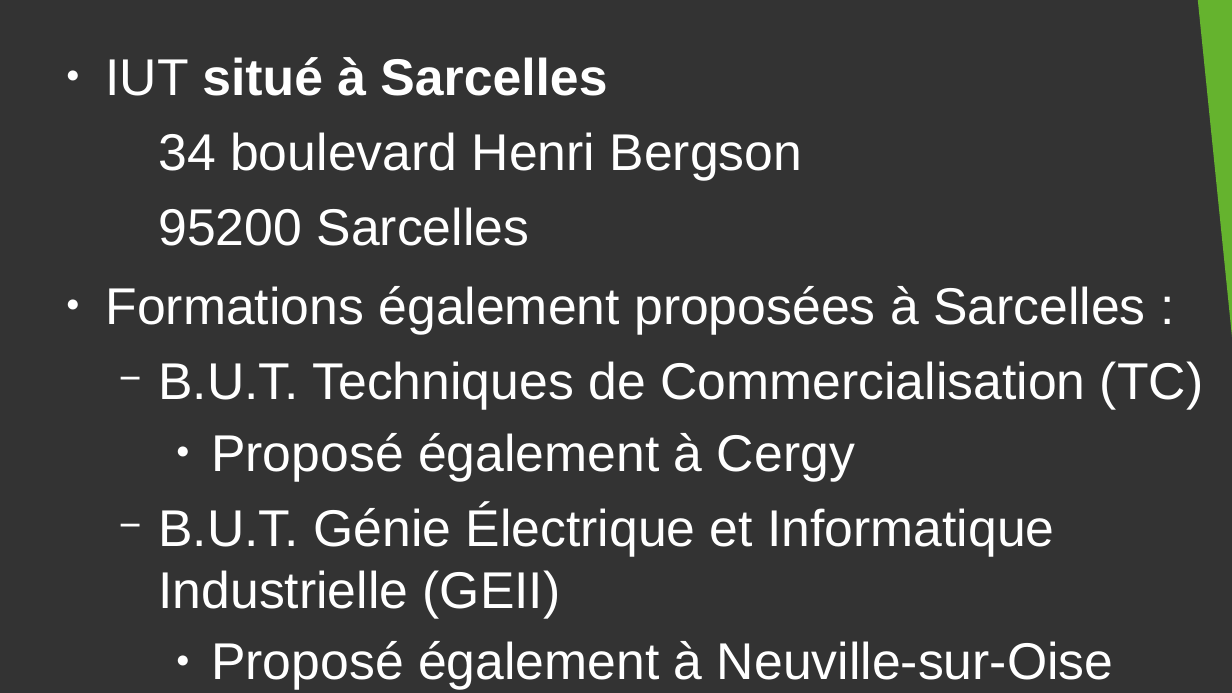
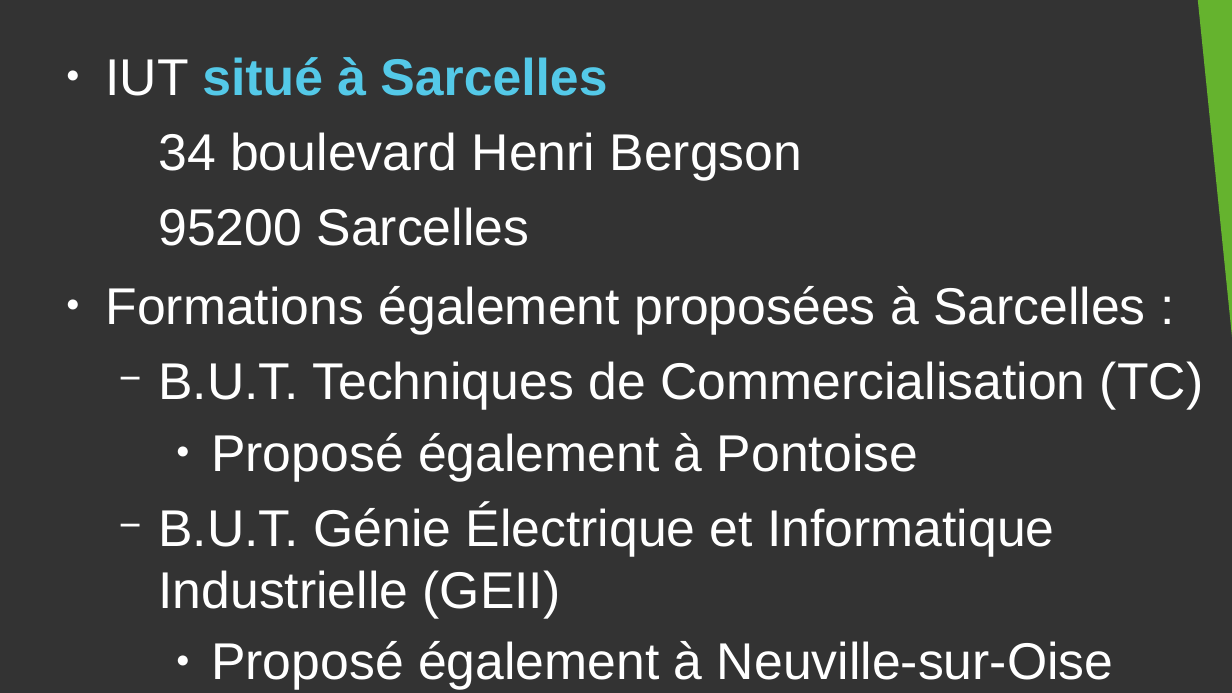
Before and after one commit to DanYellow/cours, a slide deck: slide 33 of presentation-formation-mmi/presentation.odp. Drawn at 1232x693 pixels with LibreOffice and Linux fonts; fonts in the diff are those of the drawing. Boxes give left, top, right and bottom in pixels: in the first picture for what was removed or moved away, otherwise in the second. Text is boxed around its words. In the diff, an @@ line names an element or a change of style, - is before the commit and + after.

```diff
--- a/presentation-formation-mmi/presentation.odp
+++ b/presentation-formation-mmi/presentation.odp
@@ text at (106,57,607,96): text colour #FFFFFF to #54C9E8 in "situé à Sarcelles" @@
@@ text at (211,433,918,481): text changed @@
-    ● Proposé également à Cergy
+    ● Proposé également à Pontoise
```
Also in this commit, not shown: 6 other slides changed, 10 other files.
